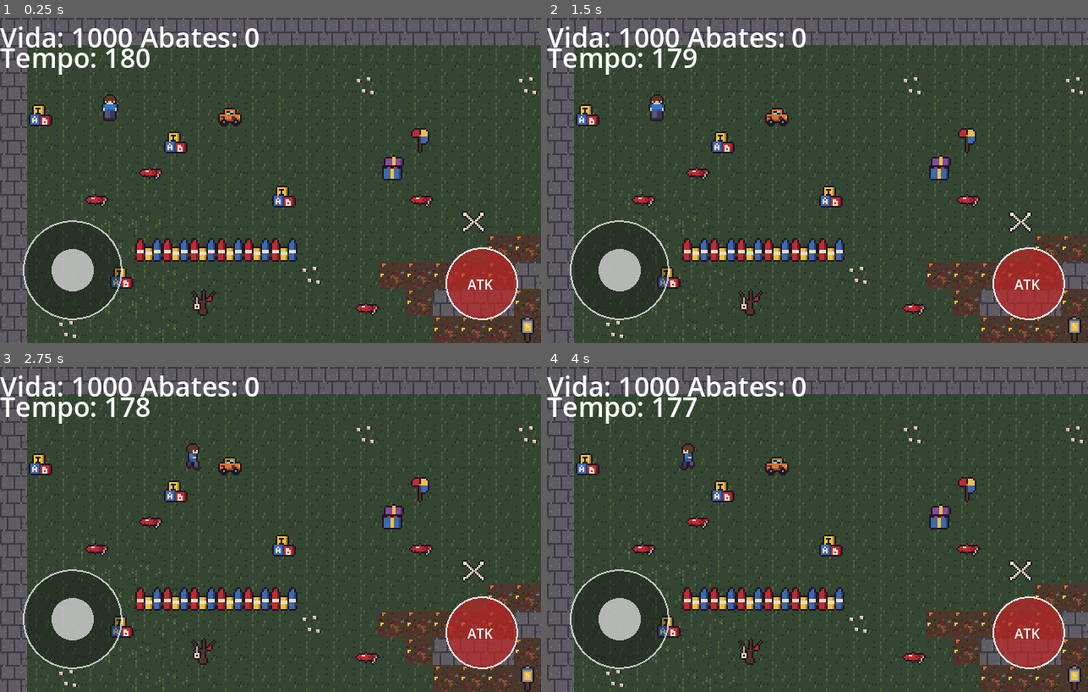
Above: before the commit, frames 1-4 (two rows, left to right).
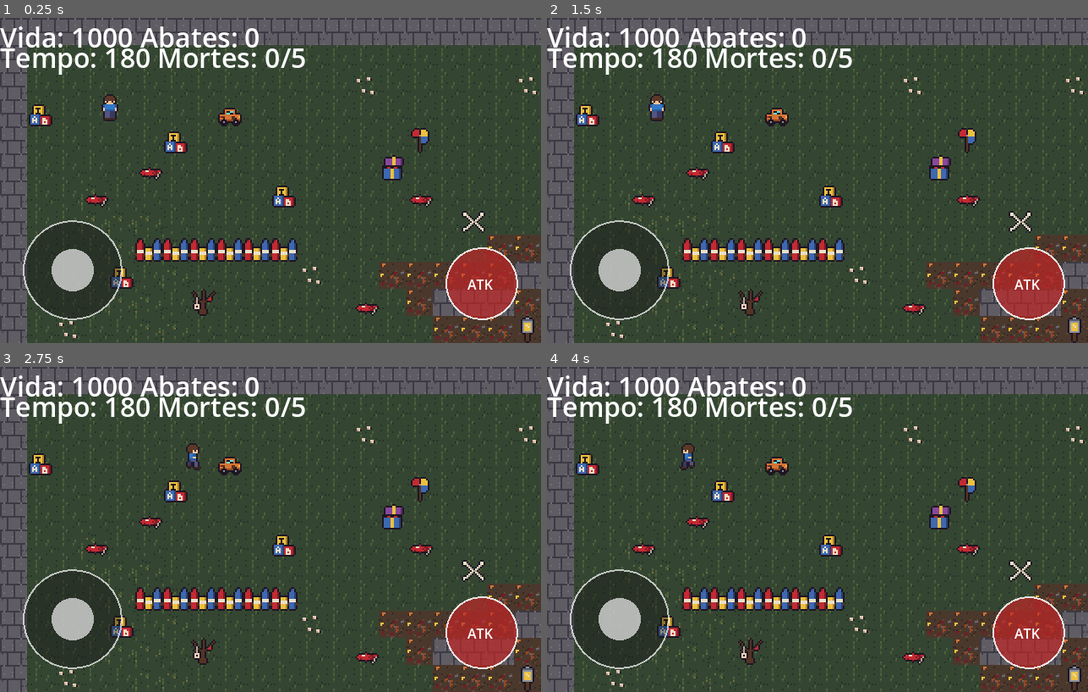
Above: after the commit, the same moments.

Repository: Olivetta21/jd2-olivetta21
Game: Godot game, scene res://scenes/cemiterio.tscn
The game is run twice, just before and just after one commit, with the same random seed, the same clock (stepped at 60 frames per second) and the same inputs.
Inputs (mouse positions are in pixels of both pictures, inside the frame that each line leads up to):
- Up to frame 1 (0.25 s): no input
- Up to frame 2 (1.5 s): tap Enter (ui_accept) at 0.5 s; drag from (817, 180) to (655, 109) at 0.52 s; drag from (709, 196) to (655, 109) at 1.27 s
- Up to frame 3 (2.75 s): tap Enter (ui_accept) at 2, 2.1 s; move the mouse to (324, 458) at 2.02 s; hold D (right) from 2.03 s (still down)
- Up to frame 4 (4 s): release D (right) at 2.75 s; drag from (790, 594) to (741, 461) at 2.77 s; tap Enter (ui_accept) at 3.5, 3.6, 3.77 s; move the mouse to (979, 578) at 3.52 s; hold A (left) from 3.53 s (still down)

The runs differ from the first frame. In frame 1, 0.7% of the frame differs, in the area x 29-57%, y 9-16%; in frame 2, 0.8%; in frame 3, 0.8%; in frame 4, 0.9%, in the area x 22-57%, y 9-16%.

Commit message:
feat: transferencia de host caso desconecte

Diff:
--- a/scripts/cemiterio.gd
+++ b/scripts/cemiterio.gd
@@ -6,7 +6,11 @@
 const ENEMY_SNAPSHOT_INTERVAL := 0.2
 const ENEMY_SMOOTHING_SPEED := 16.0
 const PLAYER_SNAPSHOT_INTERVAL := 0.05
+const HOST_HEARTBEAT_INTERVAL := 0.5
 const DEBUG_REPORT_INTERVAL := 2.0
+const MAX_DEATHS := 5
+const RESPAWN_DELAY := 1.0
+const GAME_STATE_INTERVAL := 0.2
 
 @export var inimigos: Array[InimigoChance] = []
 
@@ -15,17 +19,24 @@
 @onready var jogador := $jogador
 @onready var texto_vida: Label = $HUD/Vida
 @onready var texto_tempo: Label = $HUD/Tempo
+@onready var posicao_inicial_jogador: Vector2 = jogador.global_position
 
 var abates := 0
+var mortes := 0
+var tempo_restante := 0.0
+var jogo_encerrado := false
 var socket := WebSocketPeer.new()
 var meu_id := -1
 var sou_autoridade := false
 var tempo_snapshot_inimigos := 0.0
 var tempo_snapshot_jogador := 0.0
+var tempo_heartbeat := 0.0
+var tempo_snapshot_estado := 0.0
 var ultima_posicao_jogador := Vector2.INF
 var remotos: Dictionary = {}
 var inimigos_remotos: Dictionary = {}
 var alvos_inimigos_remotos: Dictionary = {}
+var velocidades_inimigos_remotos: Dictionary = {}
 var ultimo_estado_socket := -1
 var snapshot_inimigos_pendente: Array = []
 var debug_tempo_relatorio := 0.0
@@ -34,6 +45,7 @@
 
 func _ready() -> void:
 	horda.stop()
+	tempo_restante = relogio.time_left
 	var erro := socket.connect_to_url(ENDPOINT)
 	debug_log("conectando endpoint=%s erro=%s" % [ENDPOINT, erro])
 
@@ -74,6 +86,10 @@
 		debug_bytes_recebidos = 0
 
 	if socket.get_ready_state() == WebSocketPeer.STATE_OPEN:
+		tempo_heartbeat += delta
+		if tempo_heartbeat >= HOST_HEARTBEAT_INTERVAL:
+			tempo_heartbeat = 0.0
+			enviar({"t": "heartbeat"})
 		tempo_snapshot_jogador += delta
 		if tempo_snapshot_jogador >= PLAYER_SNAPSHOT_INTERVAL:
 			tempo_snapshot_jogador = 0.0
@@ -84,17 +100,31 @@
 			if tempo_snapshot_inimigos >= ENEMY_SNAPSHOT_INTERVAL:
 				tempo_snapshot_inimigos = 0.0
 				enviar_snapshot_inimigos()
+			tempo_snapshot_estado += delta
+			if tempo_snapshot_estado >= GAME_STATE_INTERVAL:
+				tempo_snapshot_estado = 0.0
+				enviar({
+					"t": "game",
+					"kills": abates,
+					"deaths": mortes,
+					"time": relogio.time_left
+				})
 
 	if not sou_autoridade:
 		suavizar_inimigos_remotos(delta)
 
 	texto_vida.text = "Vida: %d Abates: %d" % [jogador.vida, abates]
-	texto_tempo.text = "Tempo: %d" % ceil(relogio.time_left)
+	texto_tempo.text = "Tempo: %d Mortes: %d/%d" % [
+		ceil(tempo_restante), mortes, MAX_DEATHS
+	]
+	if sou_autoridade and not jogo_encerrado:
+		tempo_restante = relogio.time_left
 
 func receber_mensagem(mensagem: Dictionary) -> void:
 	match mensagem.get("t", ""):
 		"welcome":
 			meu_id = int(mensagem.get("id", -1))
+			mortes = int(mensagem.get("deaths", mortes))
 			definir_autoridade(bool(mensagem.get("host", false)))
 			for estado in mensagem.get("players", []):
 				adicionar_remoto(estado)
@@ -113,6 +143,23 @@
 		"attack":
 			if sou_autoridade:
 				aplicar_ataque_remoto(Vector2(float(mensagem.get("x", 0.0)), float(mensagem.get("y", 0.0))))
+		"damage":
+			if int(mensagem.get("id", -1)) == meu_id:
+				jogador.levar_dano(int(mensagem.get("amount", 1)))
+		"game":
+			abates = int(mensagem.get("kills", abates))
+			mortes = int(mensagem.get("deaths", mortes))
+			tempo_restante = float(mensagem.get("time", tempo_restante))
+		"game_over":
+			if mensagem.get("result", "defeat") == "victory":
+				vencer()
+			else:
+				finalizar_derrota()
+		"death":
+			mortes = int(mensagem.get("count", mortes))
+			debug_log("jogador %d morreu total da partida=%d" % [
+				int(mensagem.get("id", -1)), mortes
+			])
 
 func definir_autoridade(valor: bool) -> void:
 	if sou_autoridade == valor:
@@ -141,6 +188,41 @@
 func jogador_atacou(atacante: Node2D) -> void:
 	if atacante == jogador and not sou_autoridade:
 		enviar({"t": "attack", "x": atacante.global_position.x, "y": atacante.global_position.y})
+
+func get_alvo_inimigo(origem: Vector2) -> Node2D:
+	var alvo: Node2D = jogador
+	var distancia := origem.distance_squared_to(jogador.global_position)
+	for remoto in remotos.values():
+		if remoto == null or not is_instance_valid(remoto):
+			continue
+		var distancia_remota := origem.distance_squared_to(remoto.global_position)
+		if distancia_remota < distancia:
+			alvo = remoto
+			distancia = distancia_remota
+	return alvo
+
+func aplicar_dano_jogador(alvo: Node2D, dano: int) -> void:
+	if alvo == jogador:
+		jogador.levar_dano(dano)
+		return
+	var id := int(alvo.get_meta("player_id", -1))
+	if id >= 0:
+		enviar({"t": "damage", "id": id, "amount": dano})
+
+func jogador_morreu(alvo: Node2D) -> void:
+	if alvo != jogador or jogo_encerrado:
+		return
+	enviar({"t": "death"})
+	await get_tree().create_timer(RESPAWN_DELAY).timeout
+	if not jogo_encerrado and is_instance_valid(jogador):
+		jogador.renascer(posicao_inicial_jogador)
+
+func finalizar_derrota() -> void:
+	if jogo_encerrado:
+		return
+	jogo_encerrado = true
+	horda.stop()
+	get_tree().change_scene_to_file.call_deferred("res://scenes/derrota.tscn")
 
 func aplicar_ataque_remoto(posicao: Vector2) -> void:
 	for inimigo in get_tree().get_nodes_in_group("inimigo"):
@@ -179,6 +261,7 @@
 	if id >= 0 and id != meu_id and not remotos.has(id):
 		var humano := REMOTE_HUMAN.instantiate()
 		humano.name = "humano_%d" % id
+		humano.set_meta("player_id", id)
 		add_child(humano)
 		remotos[id] = humano
 	adicionar_ou_atualizar_remoto(estado)
@@ -233,16 +316,20 @@
 				inimigo.global_position = Vector2(float(item.get("x", 0.0)), float(item.get("y", 0.0)))
 				inimigos_remotos[id] = inimigo
 		if inimigo != null:
-			alvos_inimigos_remotos[id] = Vector2(
+			var alvo: Vector2 = Vector2(
 				float(item.get("x", 0.0)),
 				float(item.get("y", 0.0))
 			)
+			var anterior: Vector2 = alvos_inimigos_remotos.get(id, alvo)
+			velocidades_inimigos_remotos[id] = (alvo - anterior) / ENEMY_SNAPSHOT_INTERVAL
+			alvos_inimigos_remotos[id] = alvo
 			inimigo.vida = int(item.get("hp", 1))
 	for id in inimigos_remotos.keys():
 		if not presentes.has(id):
 			inimigos_remotos[id].queue_free()
 			inimigos_remotos.erase(id)
 			alvos_inimigos_remotos.erase(id)
+			velocidades_inimigos_remotos.erase(id)
 
 func suavizar_inimigos_remotos(delta: float) -> void:
 	var fator := 1.0 - exp(-ENEMY_SMOOTHING_SPEED * delta)
@@ -252,7 +339,9 @@
 			alvos_inimigos_remotos.erase(id)
 			continue
 		var alvo: Vector2 = alvos_inimigos_remotos[id]
-		inimigo.global_position = inimigo.global_position.lerp(alvo, fator)
+		var velocidade: Vector2 = velocidades_inimigos_remotos.get(id, Vector2.ZERO)
+		var alvo_visual := alvo + velocidade * 0.08
+		inimigo.global_position = inimigo.global_position.lerp(alvo_visual, fator)
 
 func _on_horda_timeout() -> void:
 	if not sou_autoridade:
@@ -266,7 +355,9 @@
 	horda.wait_time = max(0.5, horda.wait_time * 0.95)
 
 func _on_relogio_timeout() -> void:
-	vencer()
+	if sou_autoridade and not jogo_encerrado:
+		enviar({"t": "game_over", "result": "victory"})
+		vencer()
 
 func vencer() -> void:
 	get_tree().change_scene_to_file.call_deferred("res://scenes/vitoria.tscn")
--- a/scripts/humano.gd
+++ b/scripts/humano.gd
@@ -2,6 +2,8 @@
 
 var alvo_posicao := Vector2.ZERO
 var ultima_direcao := Vector2.DOWN
+var velocidade_rede := Vector2.ZERO
+const SUAVIZACAO := 14.0
 
 @onready var anim: AnimatedSprite2D = $AnimatedSprite2D
 
@@ -10,12 +12,14 @@
 	anim.play("baixo")
 
 func atualizar_rede(posicao: Vector2, direcao: Vector2) -> void:
+	velocidade_rede = (posicao - alvo_posicao) / 0.05
 	alvo_posicao = posicao
 	if direcao.length_squared() > 0.01:
 		ultima_direcao = direcao
 
 func _physics_process(delta: float) -> void:
-	global_position = global_position.lerp(alvo_posicao, min(1.0, delta * 14.0))
+	var alvo_visual := alvo_posicao + velocidade_rede * 0.05
+	global_position = global_position.lerp(alvo_visual, 1.0 - exp(-SUAVIZACAO * delta))
 	if ultima_direcao.length_squared() <= 0.01:
 		return
 	if abs(ultima_direcao.x) > abs(ultima_direcao.y):
--- a/scripts/inimigo.gd
+++ b/scripts/inimigo.gd
@@ -7,7 +7,6 @@
 
 @onready var agente: NavigationAgent2D = $NavigationAgent2D
 @onready var anim: AnimatedSprite2D = $AnimatedSprite2D
-@onready var jogador := get_tree().get_first_node_in_group("player") as Node2D
 
 enum EnemyState {
 	IDLE,
@@ -21,6 +20,7 @@
 var velocidade_arremesso := Vector2.ZERO
 var morreu := false
 var tempo_no_estado := 0.0
+var jogador: Node2D
 
 const TEMPO_ATAQUE := 0.4
 
@@ -64,6 +64,7 @@
 	move_and_slide()
 
 func estado_perseguindo() -> void:
+	jogador = get_tree().current_scene.get_alvo_inimigo(global_position)
 	if jogador == null:
 		mudar_estado(EnemyState.IDLE)
 		return
@@ -75,8 +76,7 @@
 	else:
 		mudar_estado(EnemyState.IDLE)
 
-	var hurtbox := jogador.get_node_or_null("Hurtbox") as Area2D
-	if hurtbox != null and hurtbox.get_overlapping_bodies().has(self):
+	if global_position.distance_squared_to(jogador.global_position) <= 18.0 * 18.0:
 		mudar_estado(EnemyState.ATTACK)
 
 func estado_atacando(delta: float) -> void:
@@ -85,11 +85,10 @@
 		mudar_estado(EnemyState.IDLE)
 		return
 
-	var hurtbox := jogador.get_node_or_null("Hurtbox") as Area2D
-	if hurtbox == null or not hurtbox.get_overlapping_bodies().has(self):
+	if global_position.distance_squared_to(jogador.global_position) > 20.0 * 20.0:
 		mudar_estado(EnemyState.IDLE)
 	elif tempo_no_estado >= TEMPO_ATAQUE:
-		jogador.call("levar_dano", dano)
+		get_tree().current_scene.aplicar_dano_jogador(jogador, dano)
 		tempo_no_estado = 0.0
 
 func estado_arremessado(delta: float) -> void:
@@ -103,7 +102,7 @@
 		return
 
 	vida -= dano_recebido
-	var jogador_atual := get_tree().get_first_node_in_group("player") as Node2D
+	var jogador_atual := get_tree().current_scene.get_alvo_inimigo(global_position) as Node2D
 	if jogador_atual != null:
 		var direcao_arremesso := jogador_atual.global_position.direction_to(global_position)
 		velocidade_arremesso = direcao_arremesso * forca_arremesso
--- a/scripts/jogador.gd
+++ b/scripts/jogador.gd
@@ -2,6 +2,7 @@
 
 @export var velocidade: float = 70.0
 @export var vida: int = 3
+@export var vida_maxima: int = 3
 @export var dano: int = 1
 
 enum PlayerState {
@@ -154,6 +155,16 @@
 	vida -= valor
 	if vida <= 0:
 		mudar_estado(PlayerState.DEATH)
-		get_tree().current_scene.perder()
+		var cena := get_tree().current_scene
+		if cena.has_method("jogador_morreu"):
+			cena.jogador_morreu(self)
 		return
 	mudar_estado(PlayerState.HURT)
+
+func renascer(posicao: Vector2) -> void:
+	vida = vida_maxima
+	global_position = posicao
+	velocity = Vector2.ZERO
+	invencivel = true
+	modulate.a = 0.4
+	mudar_estado(PlayerState.HURT)
Not shown, changed: README.md
Not shown, changed: Servidor/websocket.py
